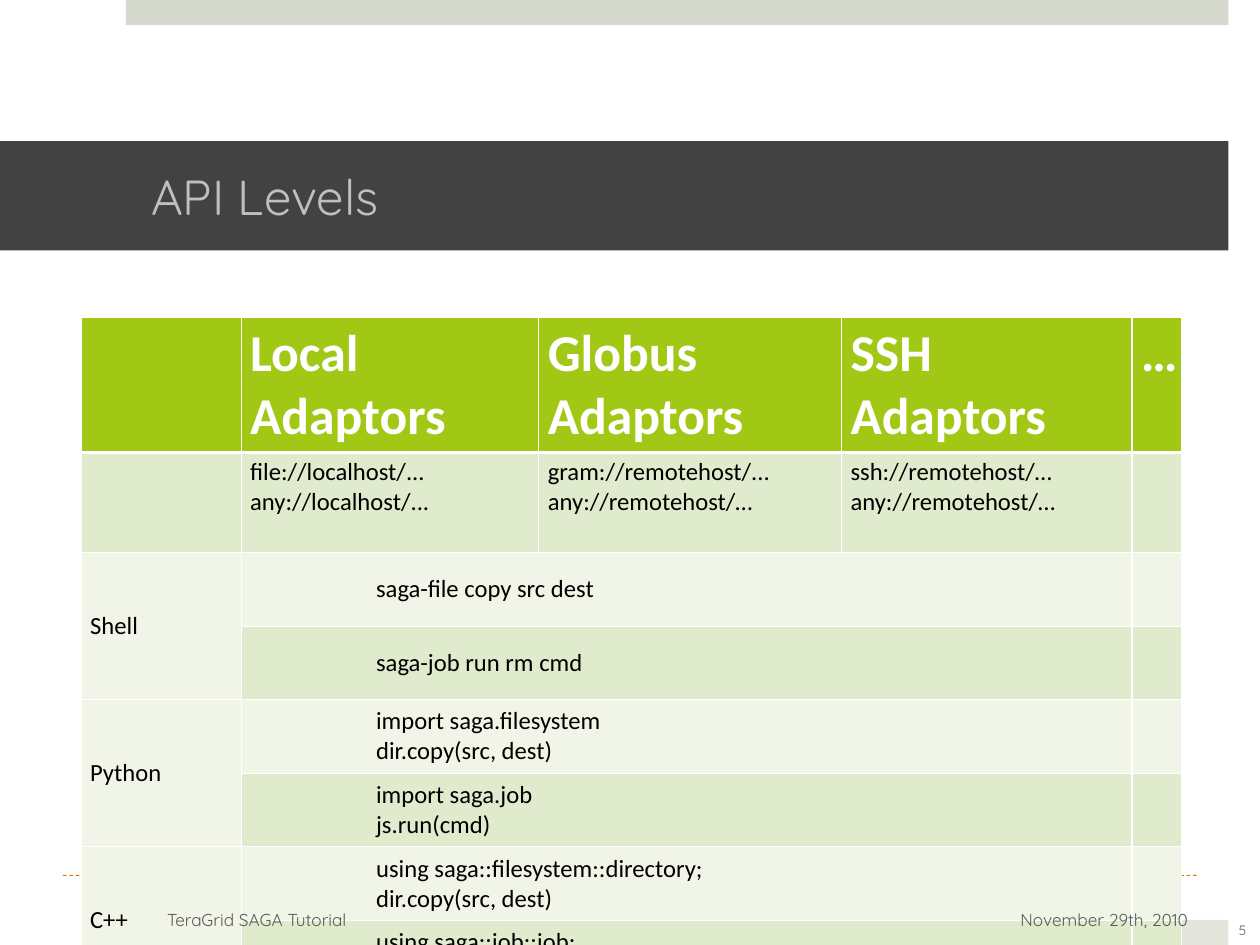
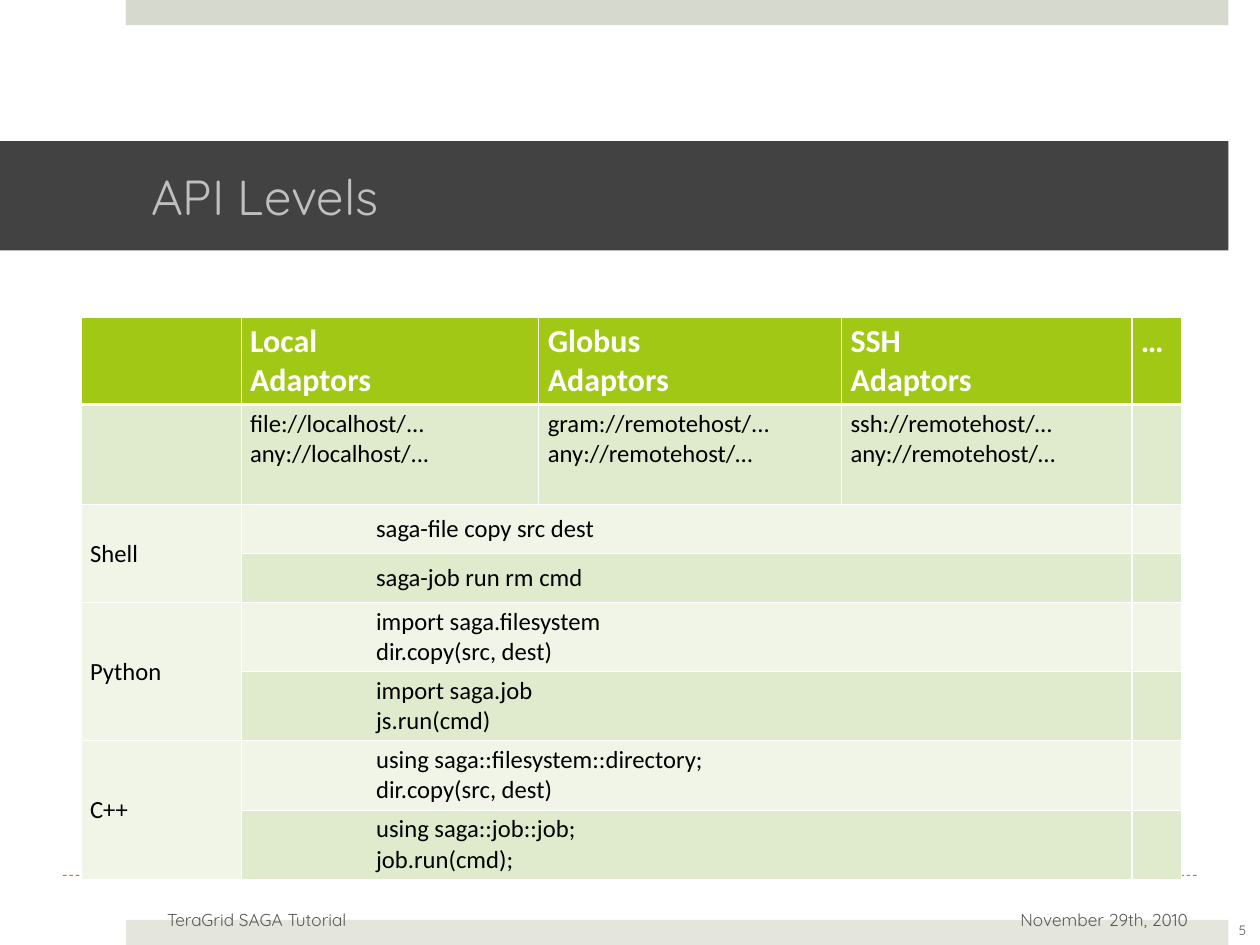
Before and after one commit to saga-project/saga-cpp-legacy-projects, a slide deck: slide 5 of tutorial/general_tutorial/SAGA-API-levels.pptx. Drawn at 1260x945 pixels with LibreOffice and Linux fonts; fonts in the diff are those of the drawing; background and template pictures are left out. Boxes give left, top, right and bottom in pixels: in the first picture for what was removed or moved away, otherwise in the second. Text is boxed around its words. In the diff, an @@ line names an element or a change of style, - is before the commit and + after.

```diff
--- a/tutorial/general_tutorial/SAGA-API-levels.pptx
+++ b/tutorial/general_tutorial/SAGA-API-levels.pptx
@@ table at box(82, 317, 1183, 877) @@
@@ size 42 to 26 pt in "Local Adaptors", "Globus", "Adaptors", "SSH Adaptors" and 1 more places @@
```
Also in this commit, not shown: 3 other slides changed, 1 slide added, 1 slide removed.
